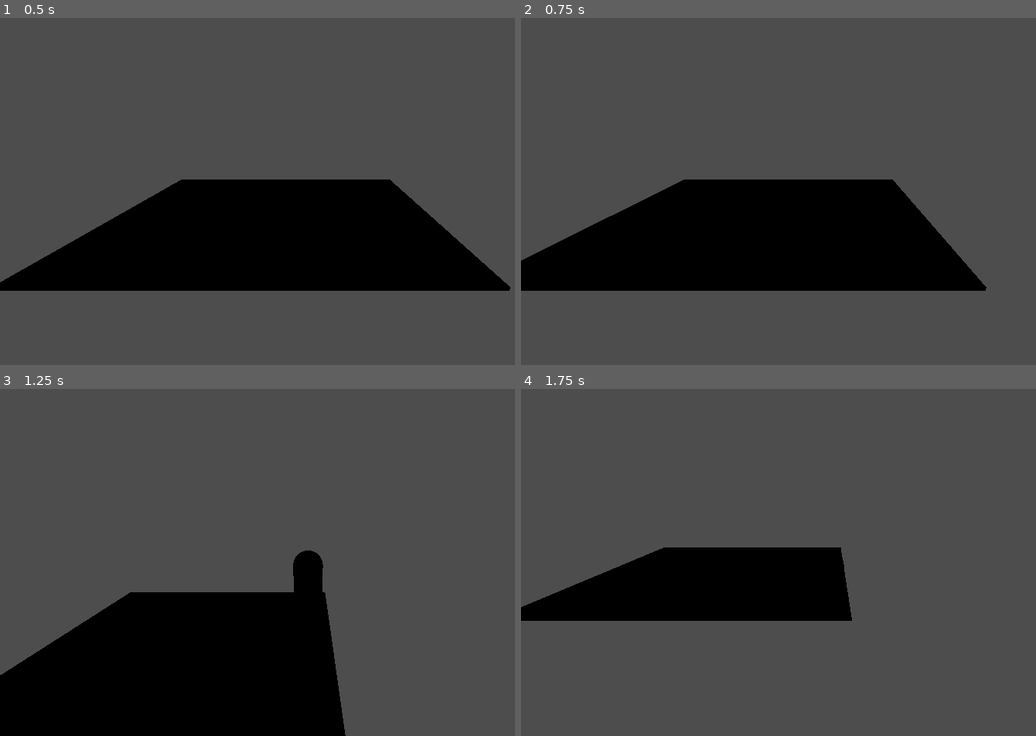
Above: before the commit, frames 1-4 (two rows, left to right).
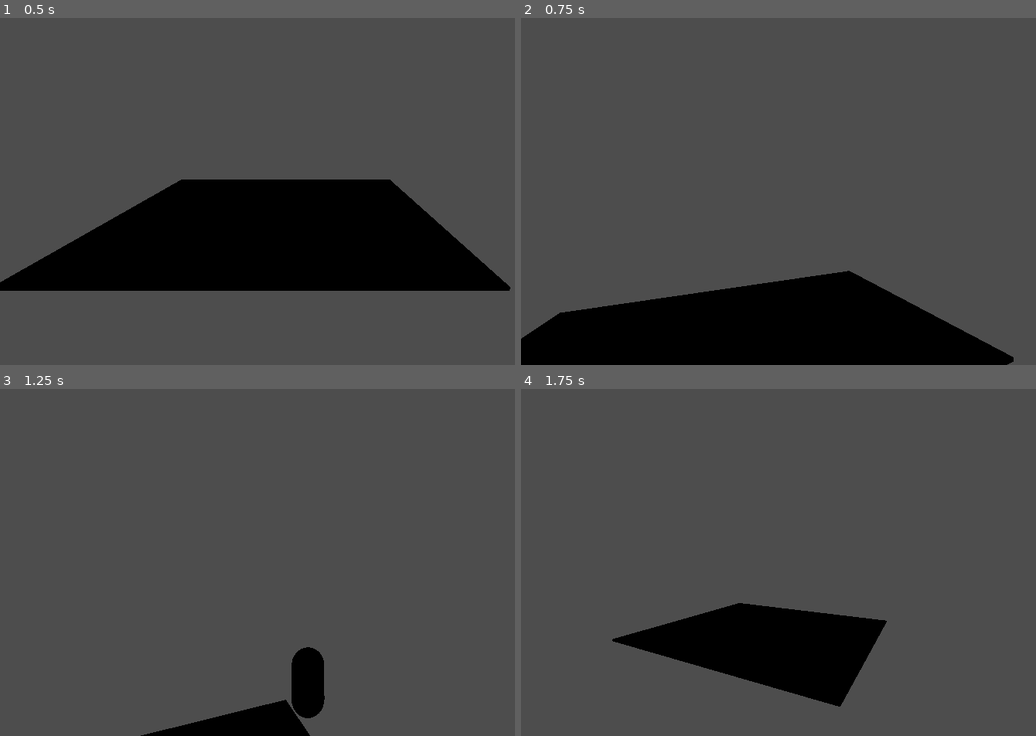
Above: after the commit, the same moments.

Repository: Dedzsinator/dungeoncrawler
Game: Godot game, scene res://Scenes/Main.tscn
Same seed, same stepped clock (60 frames per second), same inputs: the game is played once before the commit and once after it.
Inputs (mouse positions are in pixels of both pictures, inside the frame that each line leads up to):
- Up to frame 1 (0.5 s): no input
- Up to frame 2 (0.75 s): move the mouse to (963, 174) at 0.52 s; hold D (move_right) from 0.53 s (still down)
- Up to frame 3 (1.25 s): keep holding D (move_right); tap Space (jump) at 0.77 s
- Up to frame 4 (1.75 s): move the mouse to (706, 579) at 1.27 s; release D (move_right) at 1.28 s; hold S (move_backward) from 1.28 s (still down); tap Space (jump) at 1.52 s

Frame 1 is identical in both runs. In frame 2, 38% of the frame differs, in the area x 0-96%, y 46-100%; in frame 3, 22%; in frame 4, 18%.

Commit message:
Player rotation with mouse movement done

Diff:
--- a/Scripts/Player.gd
+++ b/Scripts/Player.gd
@@ -3,6 +3,29 @@
 @export var speed: float = 5.0
 @export var jump_force: float = 10.0
 @export var gravity: float = 20.0
+@export var mouse_sensitivity: float = 0.1
+@export var max_pitch: float = 90.0
+@export var min_pitch: float = -90.0
+
+var yaw: float = 0.0
+var pitch: float = 0.0
+
+func _ready() -> void:
+	Input.set_mouse_mode(Input.MOUSE_MODE_CAPTURED)
+
+func _exit_tree() -> void:
+	Input.set_mouse_mode(Input.MOUSE_MODE_VISIBLE)
+
+func _input(event: InputEvent) -> void:
+	if event is InputEventMouseMotion:
+		yaw -= event.relative.x * mouse_sensitivity
+		pitch -= event.relative.y * mouse_sensitivity
+
+		pitch = clamp(pitch, min_pitch, max_pitch)
+
+		rotation_degrees.y = yaw
+
+	$Camera3D.rotation_degrees.x = pitch
 
 func _physics_process(delta: float) -> void:
 	var inp_dir = Vector3.ZERO
